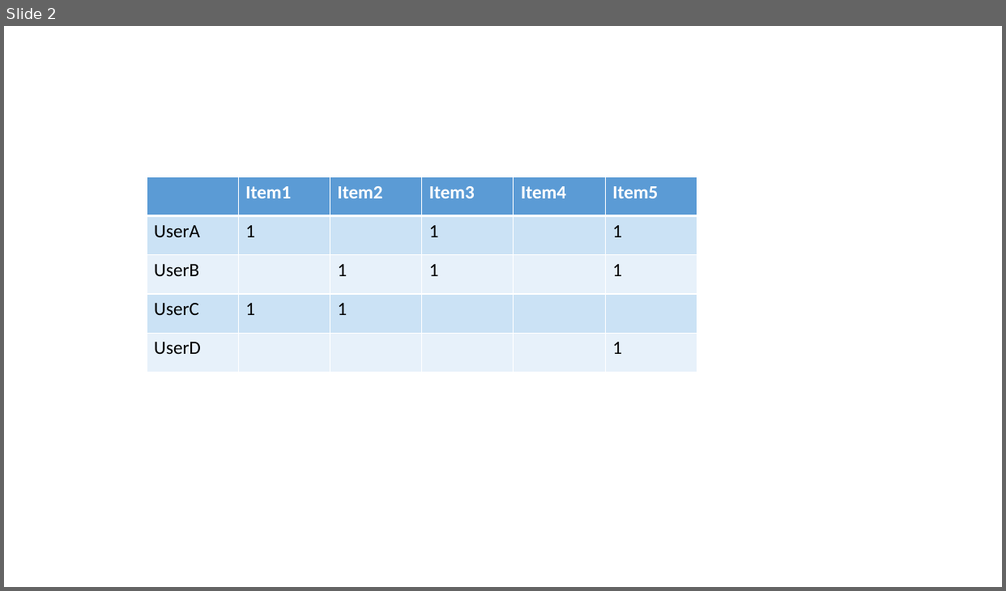
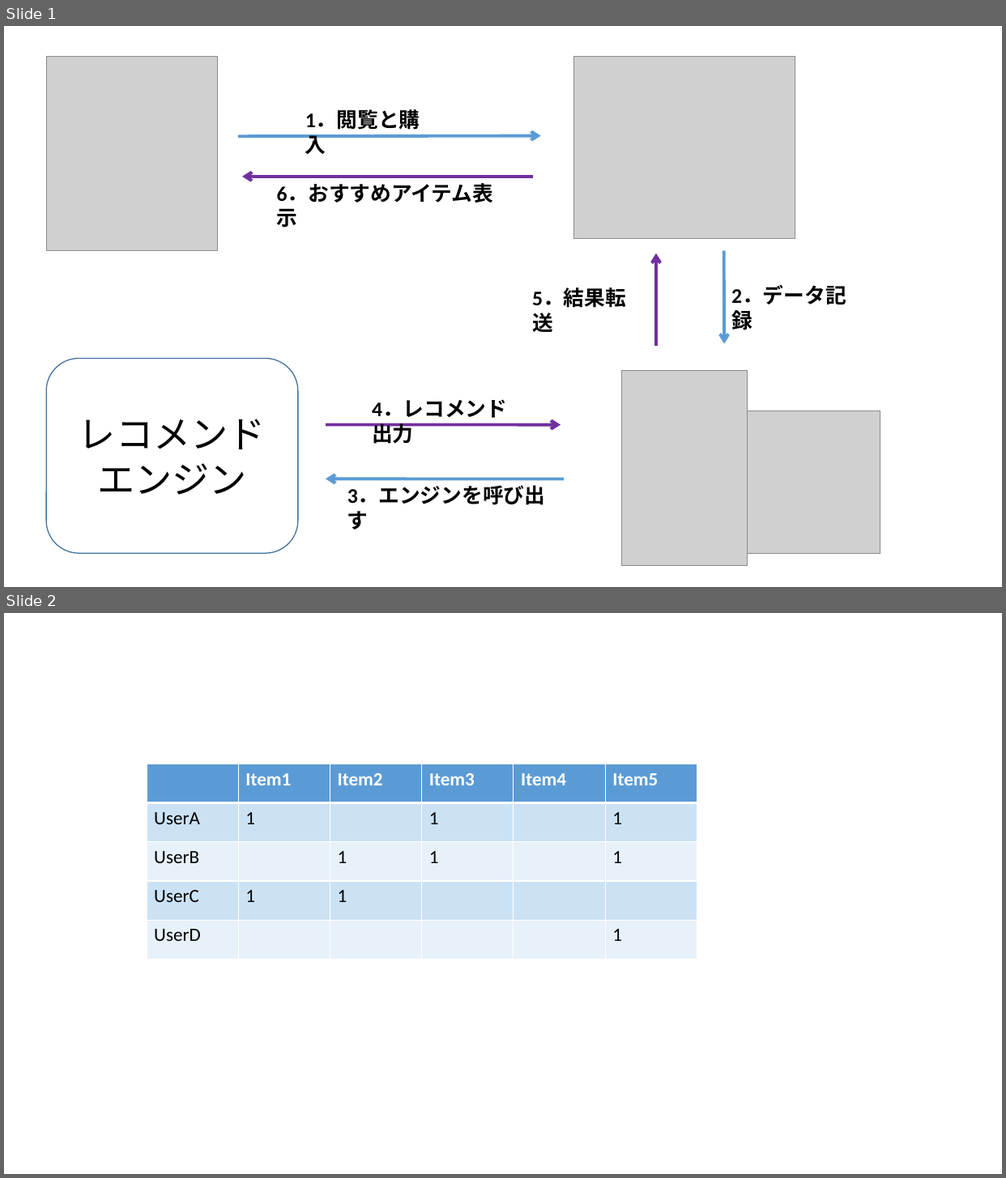
Before and after one commit to we333/m2_paper, a slide deck: ppt.pptx. Shown one above the other, each under a label of ours: slide 2 before the commit, slides 1 and 2 after it. The pictures are 1006x591 and 1006x1178 pixels, drawn with LibreOffice and Linux fonts; fonts in the diff are those of the drawing; grey boxes stand for pictures. Boxes give left, top, right and bottom in pixels: in the first picture for what was removed or moved away, otherwise in the second. Text is boxed around its words. In the diff, an @@ line names an element or a change of style, - is before the commit and + after.

```diff
--- a/ppt.pptx
+++ b/ppt.pptx
@@ slide 1 added at bbox=[4, 26, 1002, 587], background #FFFFFF @@
@@ picture added at bbox=[46, 56, 217, 250] @@
@@ picture added at bbox=[573, 56, 795, 238] @@
@@ text added at bbox=[305, 110, 420, 154], 20 pt, text #000000, bold @@
+1．閲覧と購入
@@ arrow added from (238, 136) to (541, 136), #5B9BD5 3 pt @@
@@ arrow added from (533, 177) to (242, 177), #7030A0 3 pt @@
@@ text added at bbox=[277, 184, 494, 203], 20 pt, text #000000, bold @@
+6．おすすめアイテム表示
@@ arrow added from (656, 346) to (656, 254), #7030A0 3 pt @@
@@ arrow added from (724, 251) to (724, 344), #5B9BD5 3 pt @@
@@ text added at bbox=[532, 288, 626, 332], 20 pt, text #000000, bold @@
+5．結果転送
@@ text added at bbox=[731, 286, 846, 333], 20 pt, text #000000, bold @@
+2．データ記録
@@ rounded rectangle added at bbox=[46, 358, 297, 553], outline #43739E 1 pt, 36 pt, text #000000 @@
+レコメンド
+エンジン
@@ picture added at bbox=[621, 370, 748, 565] @@
@@ text added at bbox=[372, 399, 507, 444], 20 pt, text #000000, bold @@
+4．レコメンド出力
@@ picture added at bbox=[666, 411, 880, 554] @@
@@ arrow added from (326, 425) to (561, 425), #7030A0 3 pt @@
@@ arrow added from (564, 480) to (326, 479), #5B9BD5 3 pt @@
@@ text added at bbox=[347, 486, 545, 506], 20 pt, text #000000, bold @@
+3．エンジンを呼び出す
```
Also in this commit, not shown: 1 slide removed, 3 other files.
